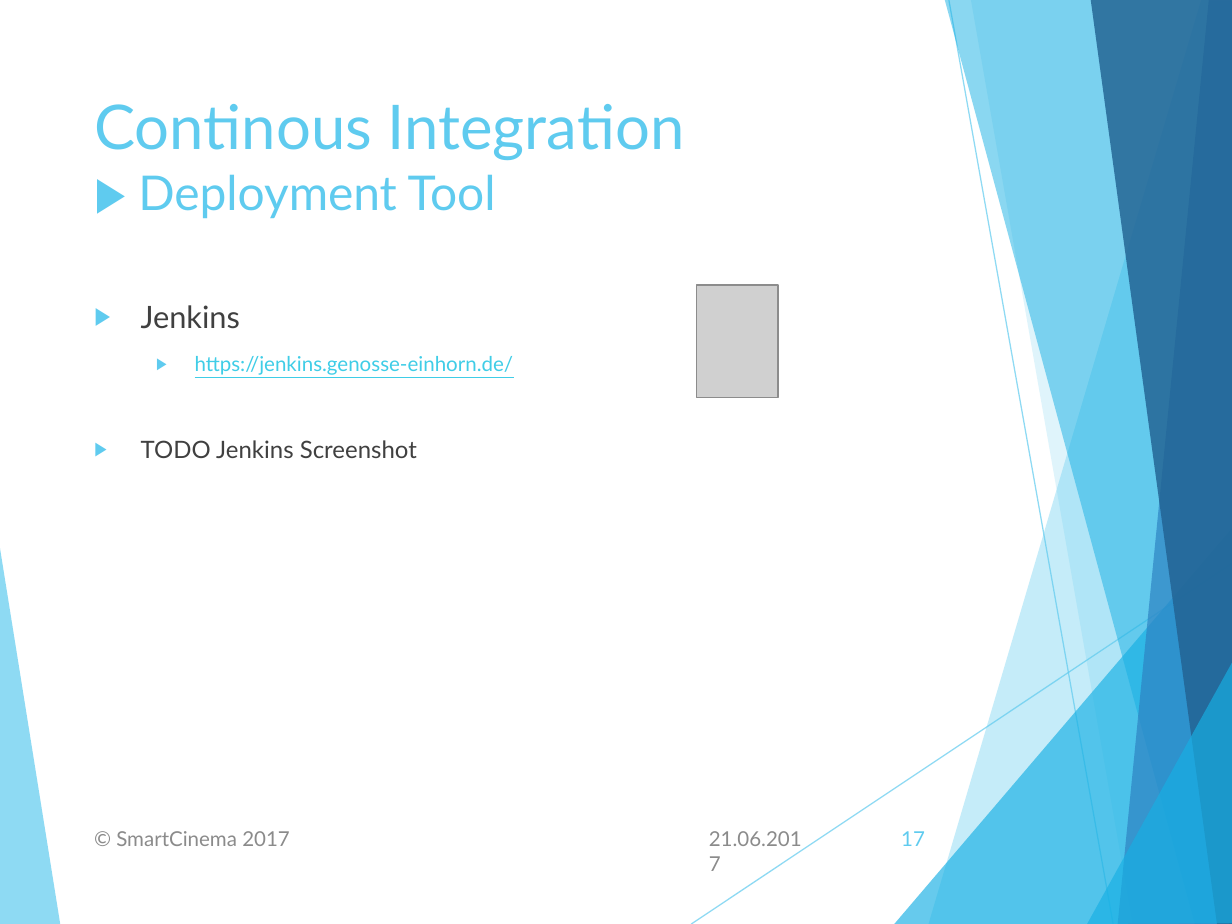
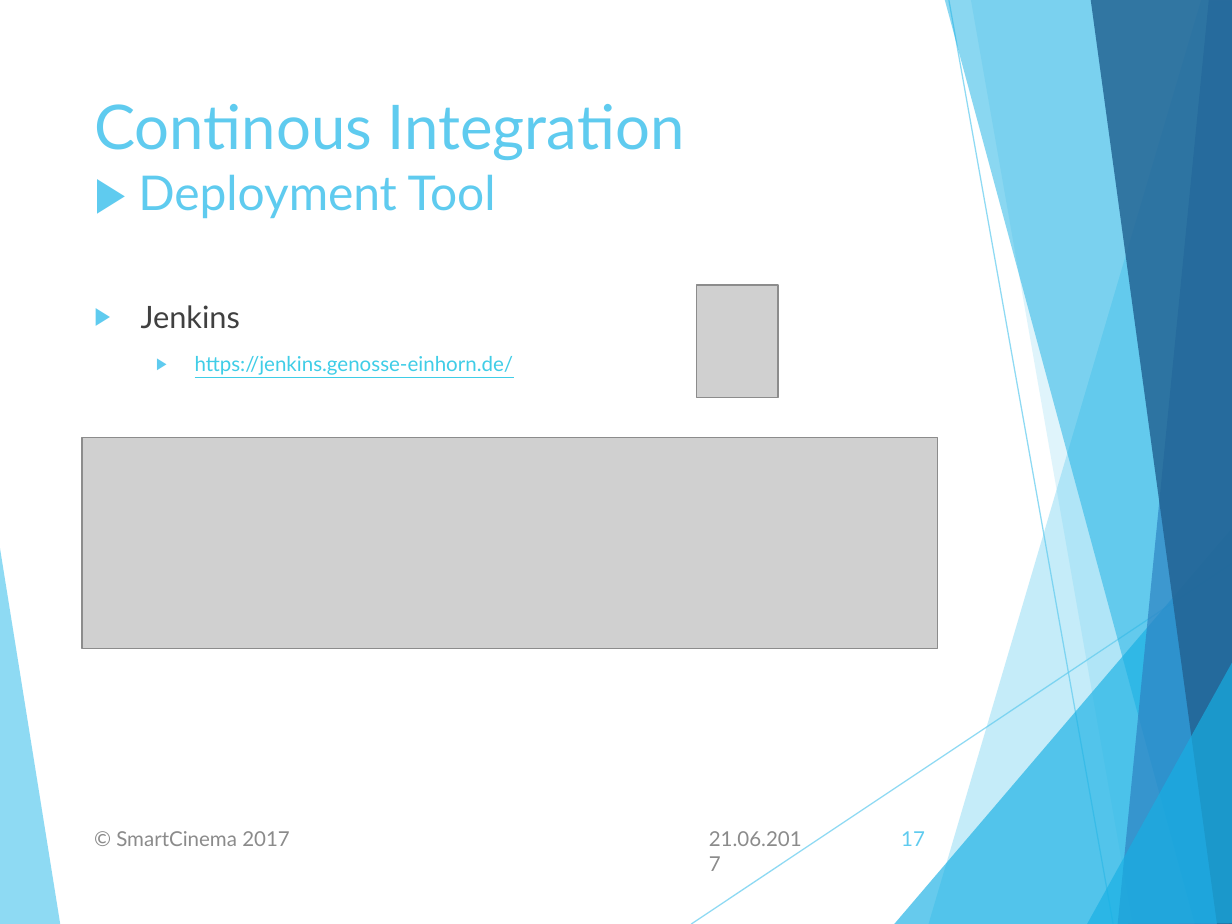
Before and after one commit to tinf15b4-kino/kino-web, a slide deck: slide 17 of documents/final_presentation/Final Presentation.pptx. Drawn at 1232x924 pixels with LibreOffice and Linux fonts; fonts in the diff are those of the drawing; grey boxes stand for pictures. Boxes give left, top, right and bottom in pixels: in the first picture for what was removed or moved away, otherwise in the second. Text is boxed around its words. In the diff, an @@ line names an element or a change of style, - is before the commit and + after.

```diff
--- a/documents/final_presentation/Final Presentation.pptx
+++ b/documents/final_presentation/Final Presentation.pptx
@@ picture added at [83,437,938,648] @@
@@ text at [141,440,417,458]: paragraph removed @@
-▶ TODO Jenkins Screenshot
```
Also in this commit, not shown: 2 other slides changed, 2 other files.
